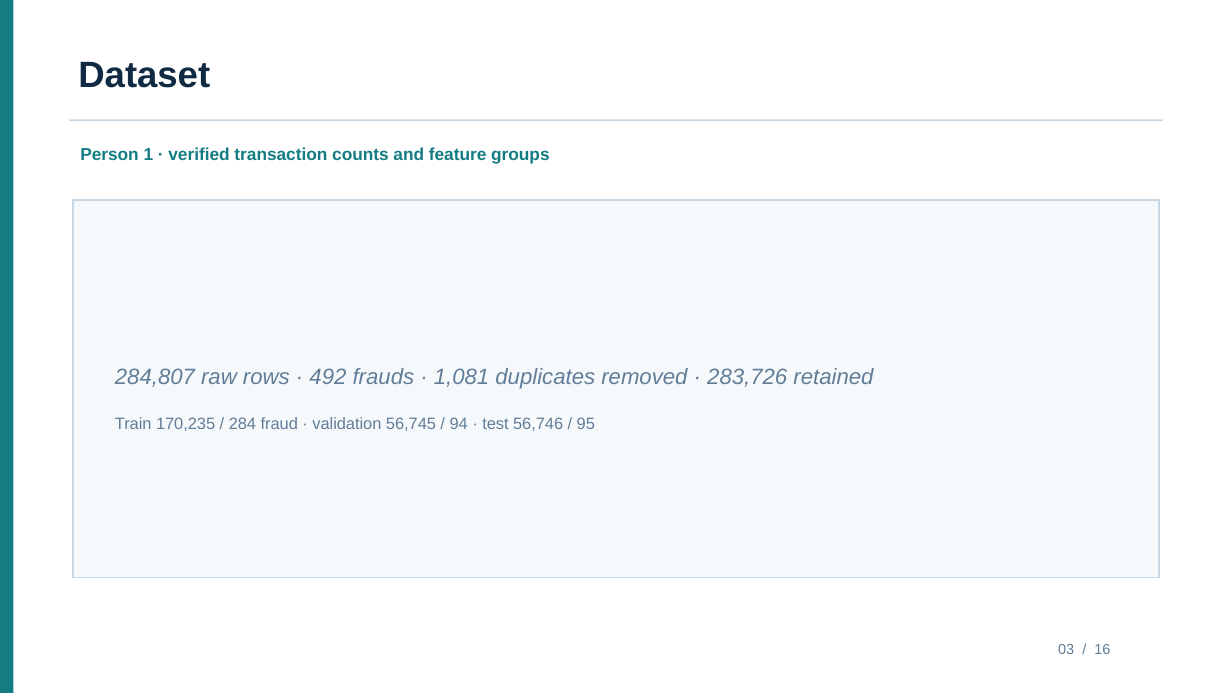
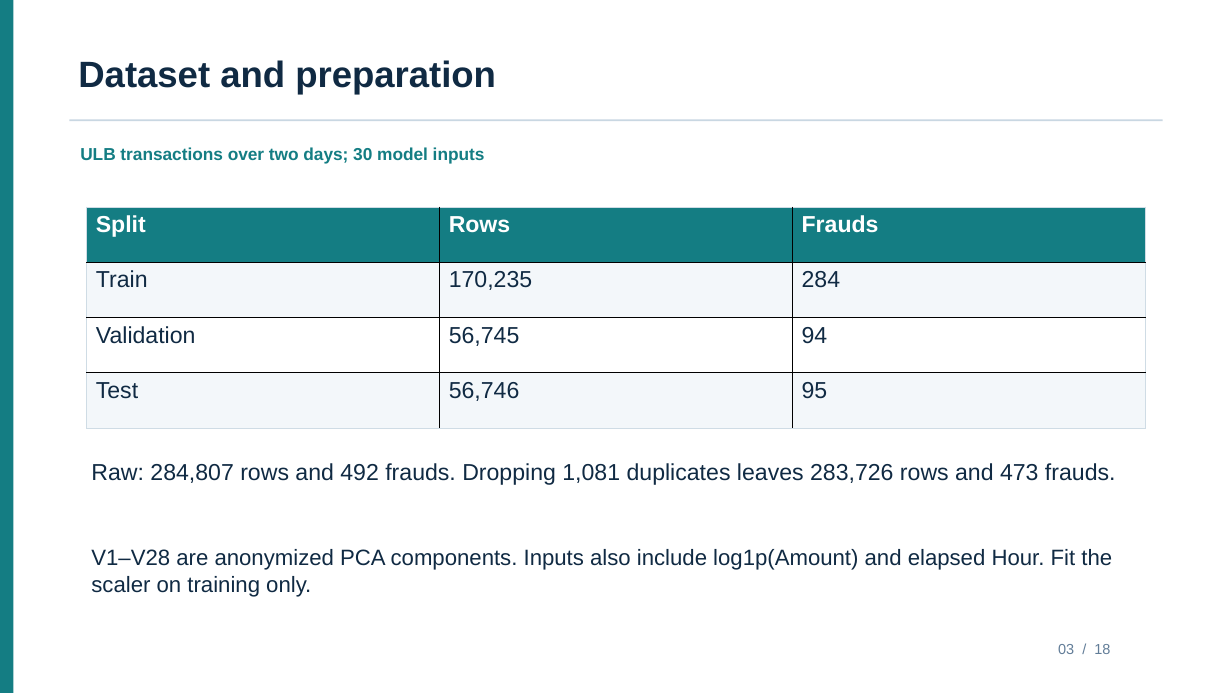
Before and after one commit to VanshSharmaPES/credit-card-fraud-detection, a slide deck: slide 3 of output/Person2_Results_Presentation.pptx. Drawn at 1232x693 pixels with LibreOffice and Linux fonts; fonts in the diff are those of the drawing. Boxes give left, top, right and bottom in pixels: in the first picture for what was removed or moved away, otherwise in the second. Text is boxed around its words. In the diff, an @@ line names an element or a change of style, - is before the commit and + after.

```diff
--- a/output/Person2_Results_Presentation.pptx
+++ b/output/Person2_Results_Presentation.pptx
@@ text at [78, 60, 496, 94]: text changed @@
-Dataset
+Dataset and preparation
@@ text at [80, 147, 485, 164]: text changed @@
-Person 1 · verified transaction counts and feature groups
+ULB transactions over two days; 30 model inputs
@@ rectangle removed at [73, 201, 1159, 578] @@
@@ table added at [87, 207, 1146, 429], 4 rows, 3 columns @@
+Split | Rows | Frauds
+Train | 170,235 | 284
+Validation | 56,745 | 94
+Test | 56,746 | 95
@@ text removed at [115, 417, 595, 431] @@
-Train 170,235 / 284 fraud · validation 56,745 / 94 · test 56,746 / 95
@@ text at [91, 463, 1116, 485]: text changed; size 17.2 to 18 pt; text colour #627D98 to #102A43; italic off @@
-284,807 raw rows · 492 frauds · 1,081 duplicates removed · 283,726 retained
+Raw: 284,807 rows and 492 frauds. Dropping 1,081 duplicates leaves 283,726 rows and 473 frauds.
@@ text added at [91, 549, 1112, 597], 17.2 pt, text #102A43 @@
+V1–V28 are anonymized PCA components. Inputs also include log1p(Amount) and elapsed Hour. Fit the scaler on training only.
```
Also in this commit, not shown: 1 other slide changed, 16 slides added, 14 slides removed, 35 other files.
